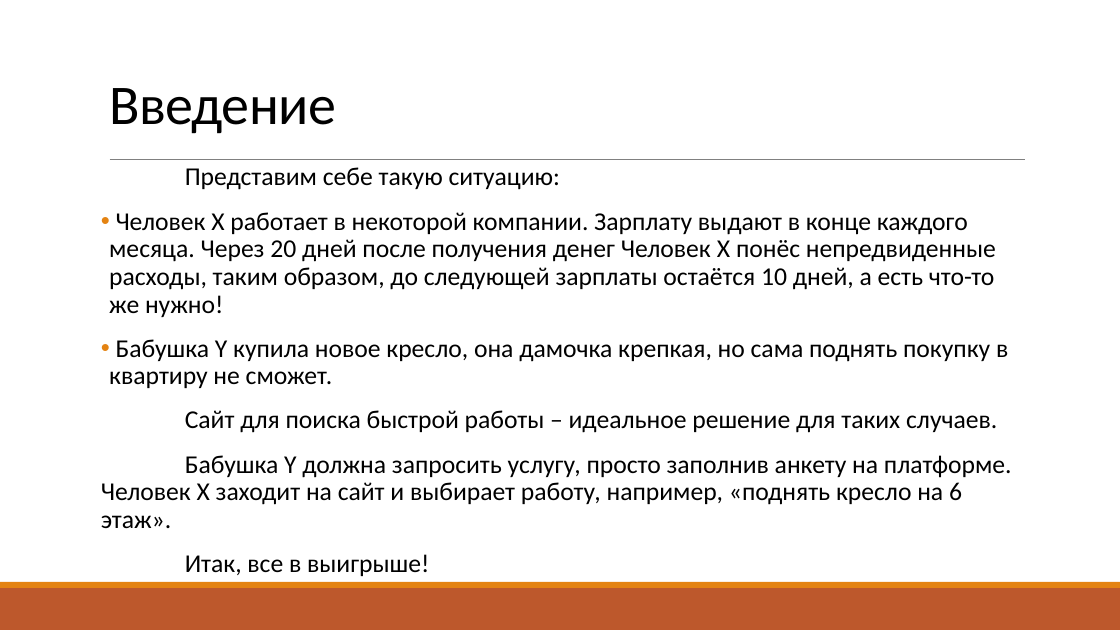
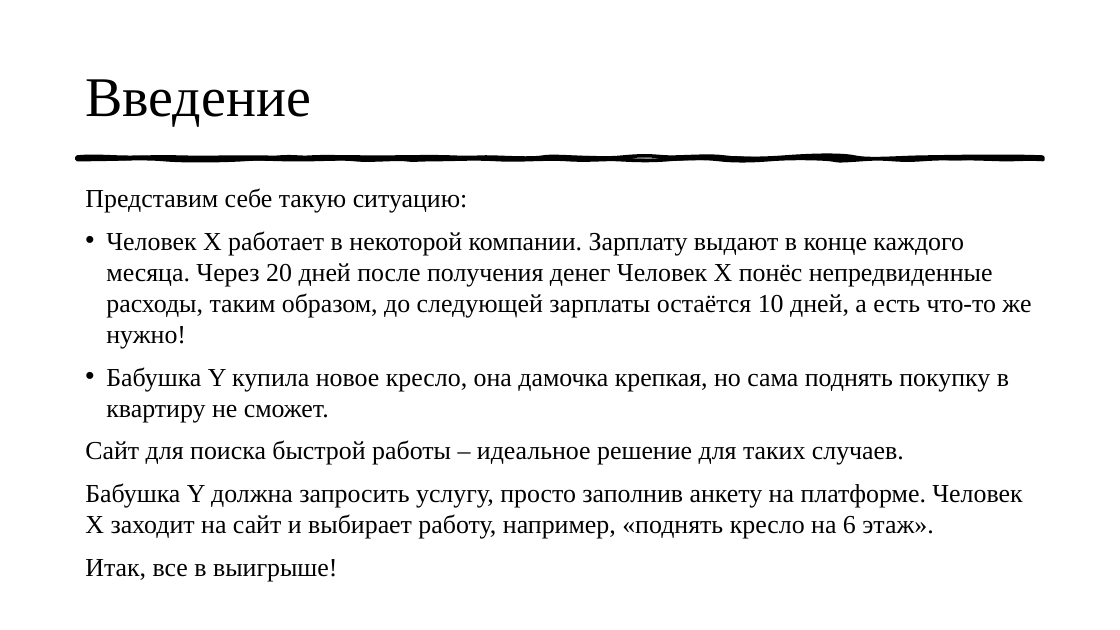
Before and after one commit to tsemkaloalena/web_project, a slide deck: slide 3 of Презентация.pptx (slide 2 before the commit). Drawn at 1120x630 pixels with LibreOffice and Linux fonts; fonts in the diff are those of the drawing. Boxes give left, top, right and bottom in pixels: in the first picture for what was removed or moved away, otherwise in the second. Text is boxed around its words. In the diff, an @@ line names an element or a change of style, - is before the commit and + after.

```diff
--- a/Презентация.pptx
+++ b/Презентация.pptx
@@ title "Введение": place and size @@
-title "Введение" at box(109, 88, 336, 134)
+title "Введение" at box(85, 79, 311, 127)
@@ title "Введение" at box(85, 79, 311, 127): font Calibri to Times New Roman, letter spacing -0.5 to 0 pt; line spacing 0.85 to 1; vertical alignment bottom to middle @@
@@ text "Представим себе такую ситуацию:": place and size @@
-text "Представим себе такую ситуацию:" at box(101, 167, 1012, 576)
+text "Представим себе такую ситуацию:" at box(85, 188, 1031, 582)
@@ text "Представим себе такую ситуацию:" at box(85, 188, 1031, 582): size 22 to 22.2 pt, font Calibri to Times New Roman; line spacing 0.9 to 1; less space between paragraphs; indent changed @@
@@ freeform shape added at box(77, 157, 1044, 160), fill #000000, outline #000000 3 pt @@
@@ line removed from (110, 160) to (1026, 160) @@
@@ rectangle removed at box(0, 588, 1120, 630) @@
@@ rectangle removed at box(0, 582, 1120, 588) @@
```
Also in this commit, not shown: 10 other slides changed, 2 slides added, 1 slide removed, 2 other files.
